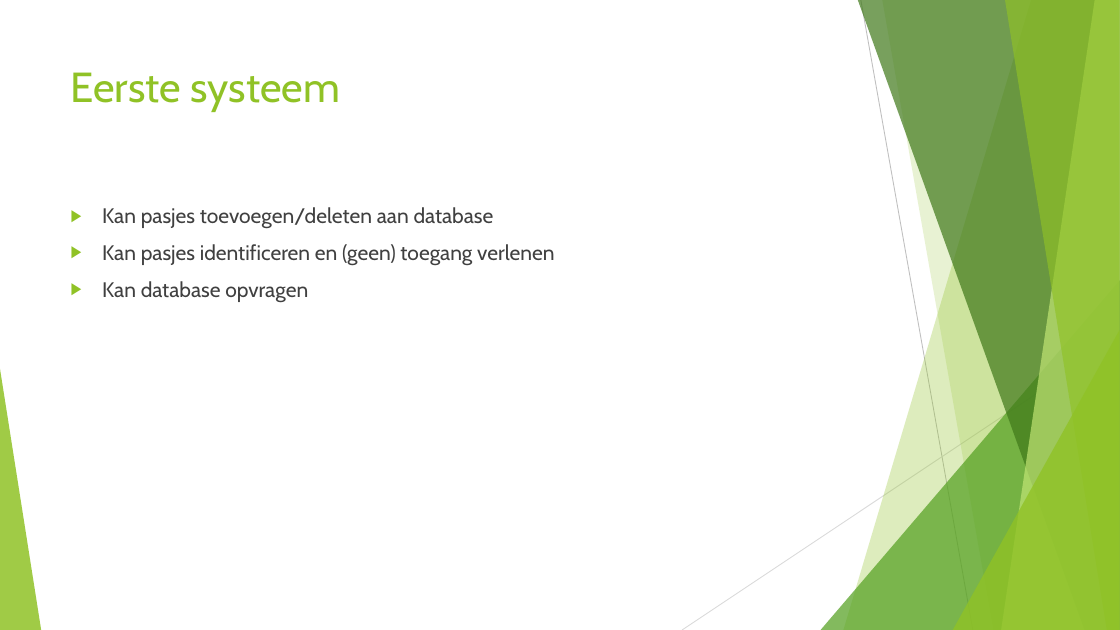
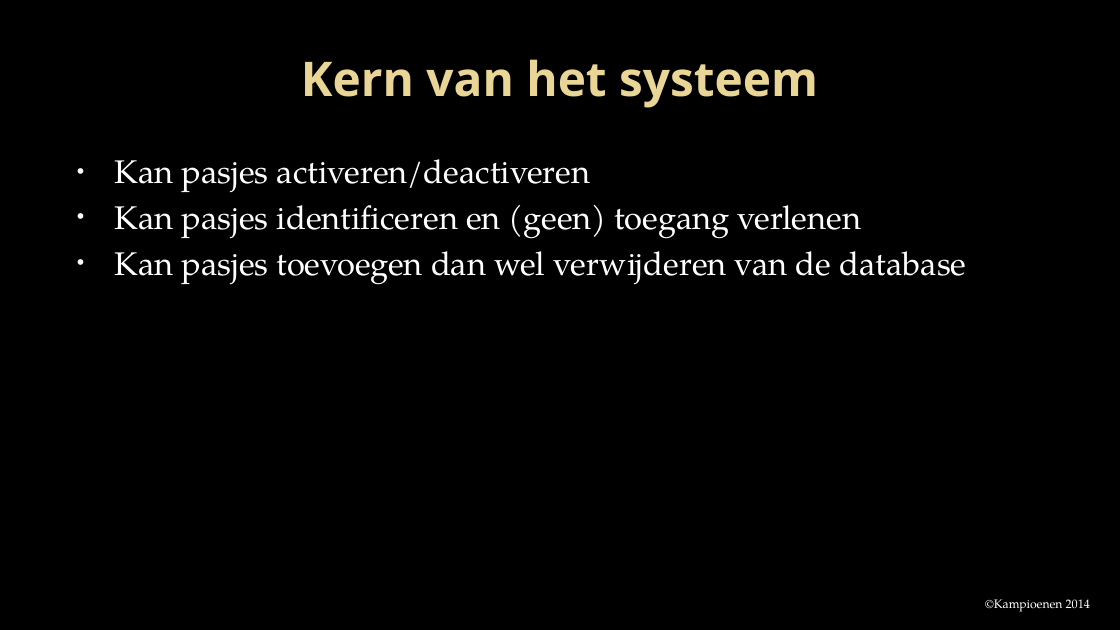
Before and after one commit to Projectgroep-18/Beveiligde-Pasjes, a slide deck: slide 8 of presentatie/Project beveiligde pasjes.pptx (slide 9 before the commit). Drawn at 1120x630 pixels with LibreOffice and Linux fonts; fonts in the diff are those of the drawing; background and template pictures are left out. Boxes give left, top, right and bottom in pixels: in the first picture for what was removed or moved away, otherwise in the second. Text is boxed around its words. In the diff, an @@ line names an element or a change of style, - is before the commit and + after.

```diff
--- a/presentatie/Project beveiligde pasjes.pptx
+++ b/presentatie/Project beveiligde pasjes.pptx
@@ background #FFFFFF to picture (left out) @@
@@ title "Kern van het systeem" at [301, 59, 818, 108]: vertical alignment top to middle @@
@@ title at [301, 59, 818, 108]: text changed; size 36 to 41 pt; font Cabin to Open Sans; text colour #90C226 to gradient #EAD696 to #E7D081; bold on @@
-Eerste systeem
+Kern van het systeem
@@ text "Kan pasjes activeren/deactiveren": place and size @@
-text "Kan pasjes activeren/deactiveren" at [102, 207, 554, 303]
+text "Kan pasjes activeren/deactiveren" at [115, 159, 966, 285]
@@ text at [115, 159, 591, 193]: text changed; size 18 to 28 pt; font Cabin to TeX Gyre Pagella; text colour #404040 to #FFFFFF @@
-▶ Kan pasjes toevoegen/deleten aan database
+• Kan pasjes activeren/deactiveren
@@ text at [115, 205, 861, 239]: size 18 to 28 pt, font Cabin to TeX Gyre Pagella, text colour #404040 to #FFFFFF in "Kan pasjes identificeren en (geen) toegang verlenen"; bullet ▶ to •; less space between paragraphs; bullet colour #90C226 to #F9F9F9 @@
@@ text at [115, 251, 966, 285]: text changed; size 18 to 28 pt; font Cabin to TeX Gyre Pagella; text colour #404040 to #FFFFFF @@
-▶ Kan database opvragen
+• Kan pasjes toevoegen dan wel verwijderen van de database
@@ group removed at [0, 0, 1120, 630]: 5 freeform shapes, 3 triangles, 2 lines @@
@@ text added at [985, 599, 1090, 612], 10.5 pt, text #FFFFFF @@
+©Kampioenen 2014
```
Also in this commit, not shown: 8 other slides changed, 2 slides added, 3 slides removed.
